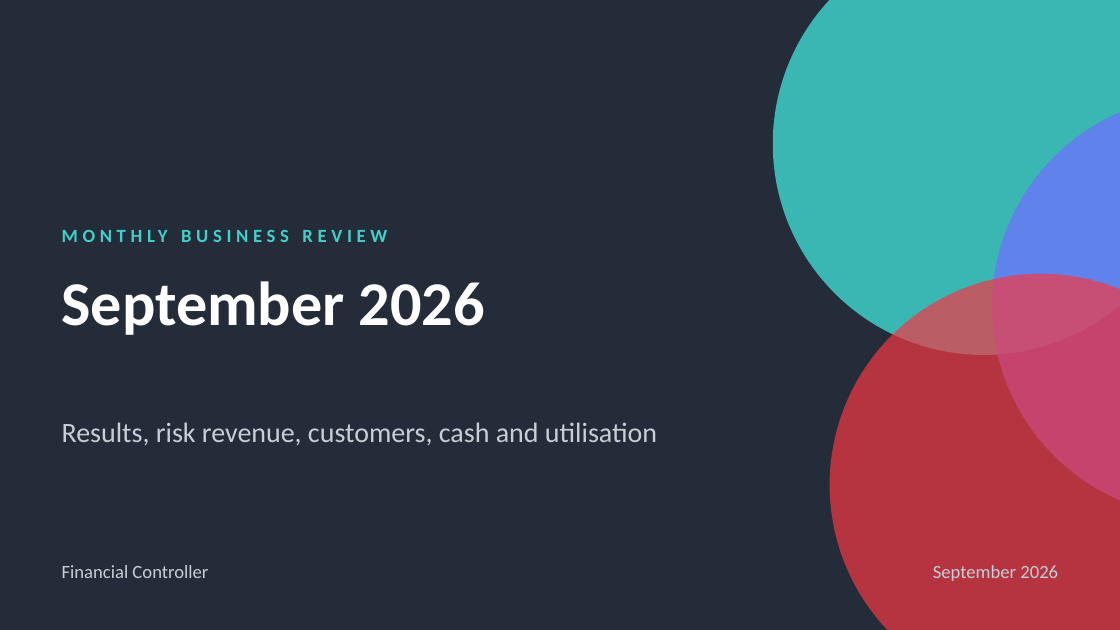
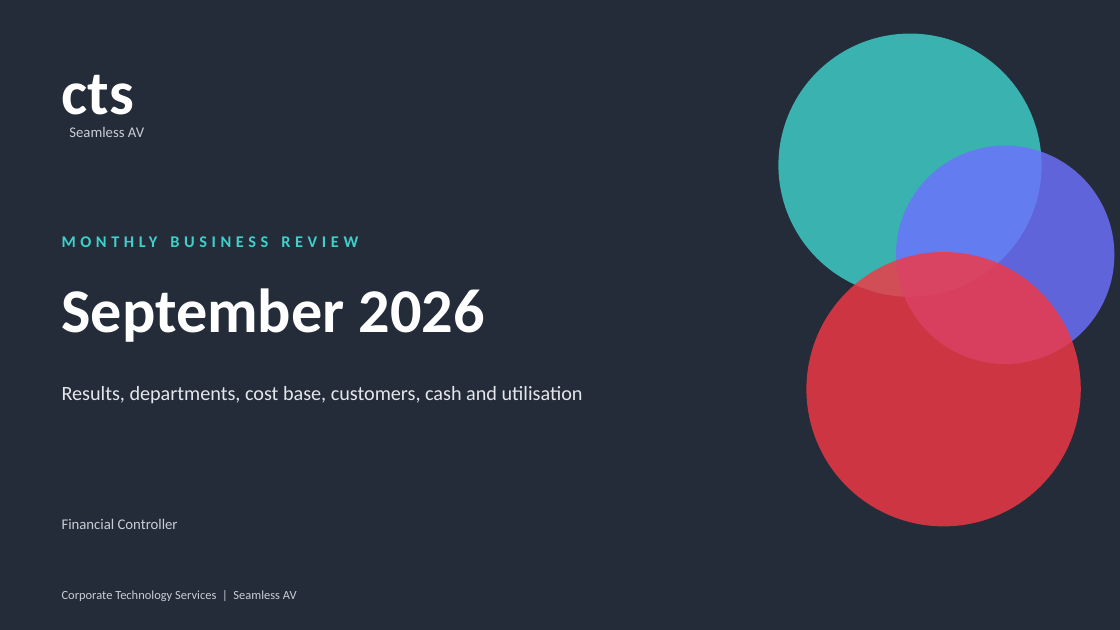
Before and after one commit to WesleyNelson-O33/Claude, a slide deck: slide 1 of deck/CTS Monthly Business Review - September 2026.pptx. Drawn at 1120x630 pixels with LibreOffice and Linux fonts; fonts in the diff are those of the drawing; background and template pictures are left out. Boxes give left, top, right and bottom in pixels: in the first picture for what was removed or moved away, otherwise in the second. Text is boxed around its words. In the diff, an @@ line names an element or a change of style, - is before the commit and + after.

```diff
--- a/deck/CTS Monthly Business Review - September 2026.pptx
+++ b/deck/CTS Monthly Business Review - September 2026.pptx
@@ ellipse removed at box(773, 0, 1120, 355) @@
@@ ellipse added at box(778, 34, 1042, 297), fill #3FD0C9 at 82% opacity @@
@@ text added at box(62, 74, 134, 129), 40 pt, text #FFFFFF, bold @@
+cts
@@ ellipse removed at box(992, 95, 1120, 517) @@
@@ text added at box(69, 127, 144, 137), 9.5 pt, text #C9CED6 @@
+Seamless AV
@@ ellipse added at box(896, 146, 1114, 364), fill #6D71FF at 82% opacity @@
@@ text "MONTHLY BUSINESS REVIEW" at box(62, 224, 734, 258): size 12 to 10.5 pt; less space between paragraphs; vertical alignment top to middle @@
@@ text "September 2026" at box(62, 288, 485, 342): vertical alignment top to middle @@
@@ ellipse added at box(806, 252, 1081, 526), fill #F33844 at 82% opacity @@
@@ ellipse removed at box(830, 273, 1120, 630) @@
@@ text "Results, departments, cost base, customers, ..." at box(62, 386, 583, 404): vertical alignment top to middle @@
@@ text at box(62, 386, 583, 404): text changed; size 18 to 13 pt; text colour #C9CED6 to #E3E6EA @@
-Results, risk revenue, customers, cash and utilisation
+Results, departments, cost base, customers, cash and utilisation
@@ text "Financial Controller": place and size @@
-text "Financial Controller" at box(62, 565, 208, 578)
+text "Financial Controller" at box(62, 518, 178, 529)
@@ text "Financial Controller" at box(62, 518, 178, 529): size 12 to 9.5 pt; less space between paragraphs; vertical alignment bottom to middle @@
@@ text removed at box(933, 565, 1058, 581) @@
-September 2026
@@ text added at box(62, 590, 297, 601), 8 pt, text #C9CED6 @@
+Corporate Technology Services | Seamless AV
```
Also in this commit, not shown: 13 other slides changed, 11 slides added, 4 slides removed, 11 other files.
